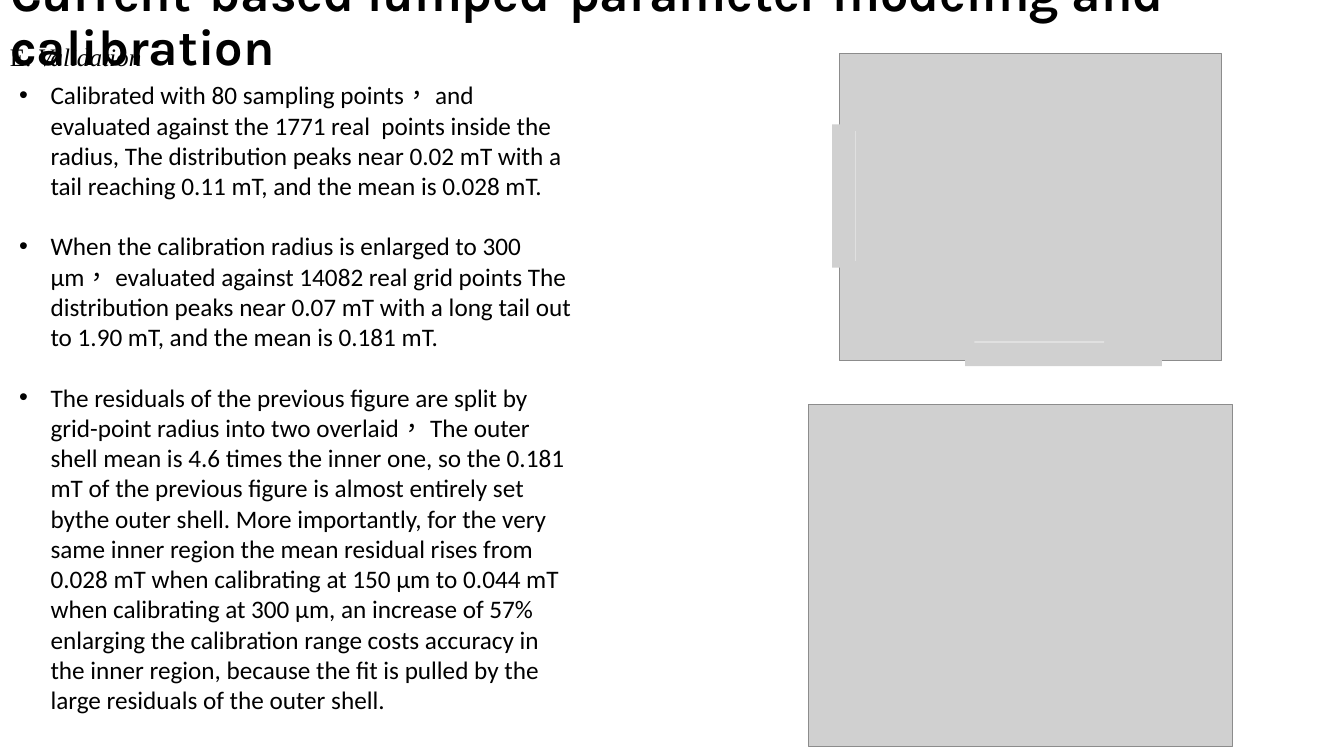
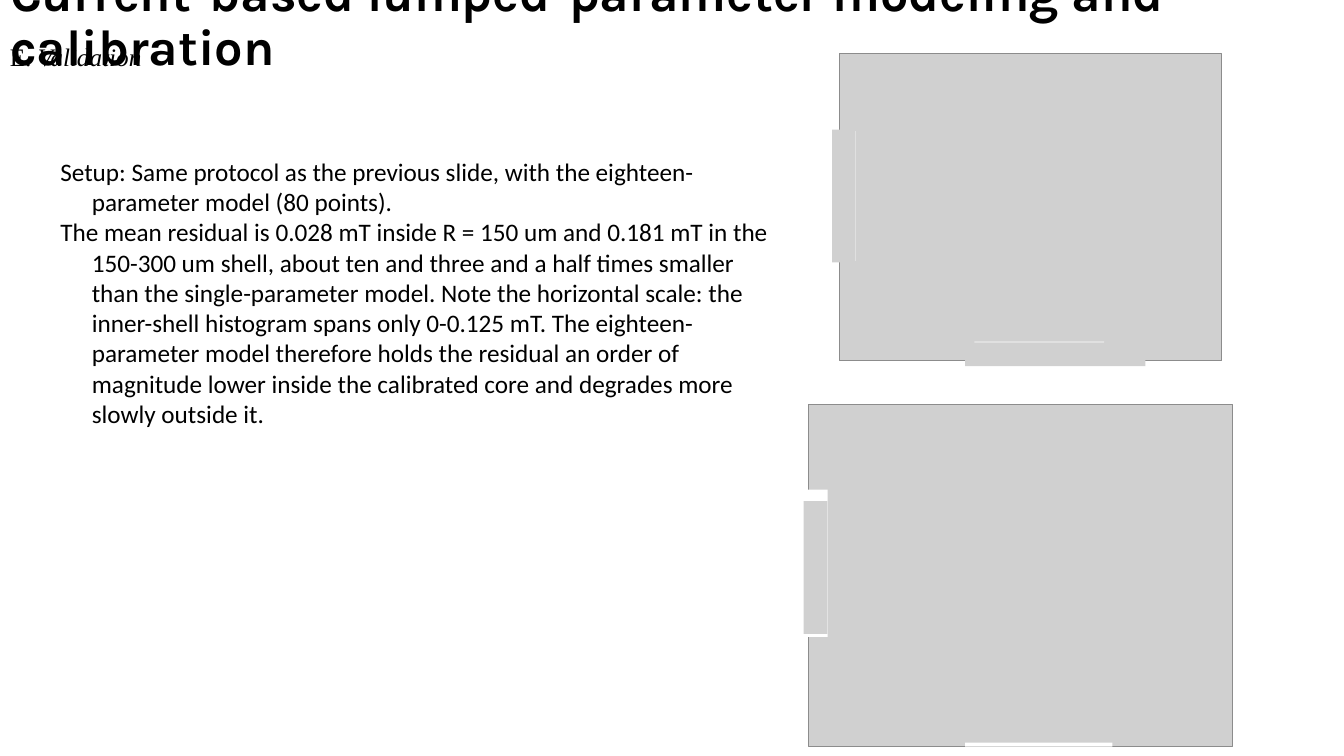
Before and after one commit to sss0933777958-afk/FEM_sim, a slide deck: slide 8 of magnetic_sim/ANSYS/main/figures/Paper_fig_V5.pptx. Drawn at 1344x756 pixels with LibreOffice and Linux fonts; fonts in the diff are those of the drawing; grey boxes stand for pictures. Boxes give left, top, right and bottom in pixels: in the first picture for what was removed or moved away, otherwise in the second. Text is boxed around its words. In the diff, an @@ line names an element or a change of style, - is before the commit and + after.

```diff
--- a/magnetic_sim/ANSYS/main/figures/Paper_fig_V5.pptx
+++ b/magnetic_sim/ANSYS/main/figures/Paper_fig_V5.pptx
@@ text removed at box(51, 86, 571, 714) @@
-• Calibrated with 80 sampling points， and evaluated against the 1771 real points inside the radius, The distribution peaks near 0.02 mT with a tail reaching 0.11 mT, and the mean is 0.028 mT.
-• When the calibration radius is enlarged to 300 µm， evaluated against 14082 real grid points The distribution peaks near 0.07 mT with a long tail out to 1.90 mT, and the mean is 0.181 mT.
-• The residuals of the previous figure are split by grid-point radius into two overlaid， The outer shell mean is 4.6 times the inner one, so the 0.181 mT of the previous figure is almost entirely set bythe outer shell. More importantly, for the very same inner region the mean residual rises from 0.028 mT when calibrating at 150 µm to 0.044 mT when calibrating at 300 µm, an increase of 57% enlarging the calibration range costs accuracy in the inner region, because the fit is pulled by the large residuals of the outer shell.
@@ picture: place and size @@
-picture at box(832, 125, 856, 268)
+picture at box(832, 130, 856, 263)
@@ text added at box(60, 163, 767, 427), 18 pt, text #000000 @@
+Setup: Same protocol as the previous slide, with the eighteen-parameter model (80 points).
+The mean residual is 0.028 mT inside R = 150 um and 0.181 mT in the 150-300 um shell, about ten and three and a half times smaller than the single-parameter model. Note the horizontal scale: the inner-shell histogram spans only 0-0.125 mT. The eighteen-parameter model therefore holds the residual an order of magnitude lower inside the calibrated core and degrades more slowly outside it.
@@ picture: place and size @@
-picture at box(965, 343, 1162, 367)
+picture at box(965, 343, 1145, 367)
@@ group added at box(804, 490, 1142, 746): 2 rectangles, 2 pictures @@
```
Also in this commit, not shown: 8 other slides changed, 7 slides added, 33 other files.
